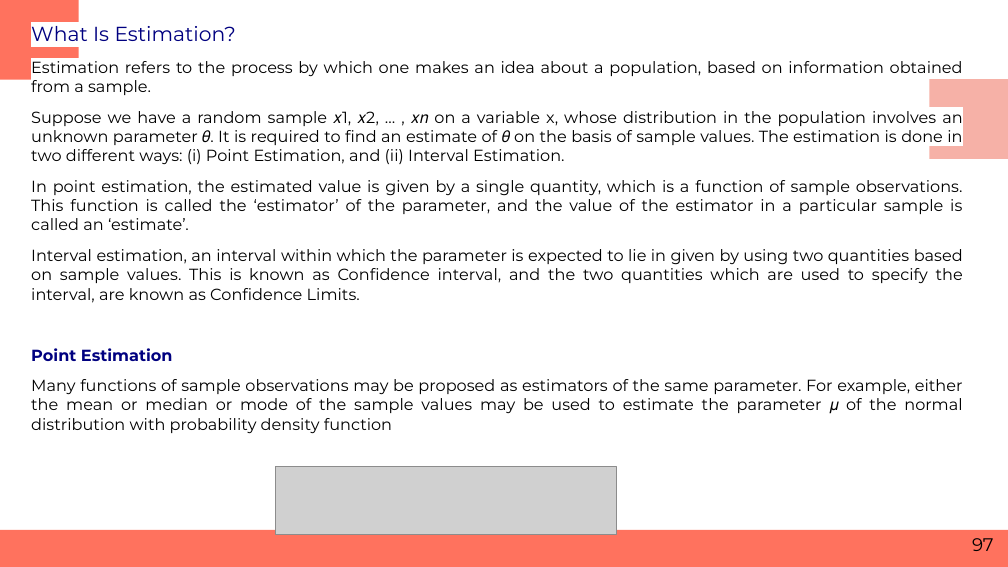
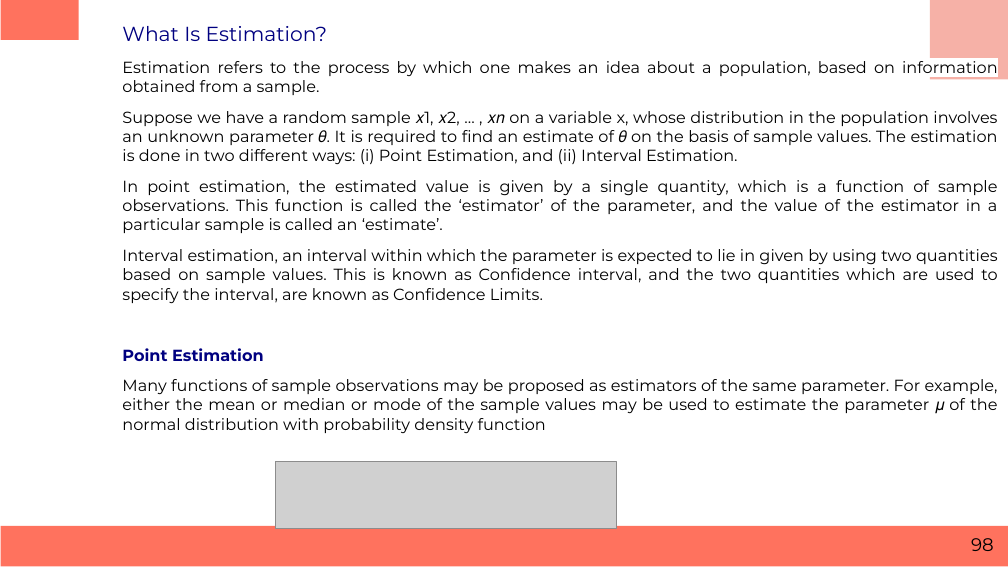
Before and after one commit to RashmivernekarN/ai_with_python_keonics, a slide deck: slide 98 of Module3/Business Statistics.pptx (slide 97 before the commit). Drawn at 1008x567 pixels with LibreOffice and Linux fonts; fonts in the diff are those of the drawing; grey boxes stand for pictures. Boxes give left, top, right and bottom in pixels: in the first picture for what was removed or moved away, otherwise in the second. Text is boxed around its words. In the diff, an @@ line names an element or a change of style, - is before the commit and + after.

```diff
--- a/Module3/Business Statistics.pptx
+++ b/Module3/Business Statistics.pptx
@@ rectangle: place and size @@
-rectangle at bbox=[0, 0, 79, 80]
+rectangle at bbox=[1, 0, 79, 39]
@@ text "What Is Estimation?" rewrapped from bbox=[31, 21, 963, 434] to bbox=[122, 26, 998, 433] @@
@@ rectangle: place and size @@
-rectangle at bbox=[929, 80, 1008, 159]
+rectangle at bbox=[930, 0, 1008, 79]
@@ picture: place and size @@
-picture at bbox=[275, 467, 616, 534]
+picture at bbox=[275, 462, 616, 529]
@@ rectangle: place and size @@
-rectangle at bbox=[0, 530, 1008, 567]
+rectangle at bbox=[1, 526, 1008, 566]
@@ page number at bbox=[971, 538, 994, 551]: text changed @@
-97
+98
```
Also in this commit, not shown: 105 other slides changed, 1 slide added.
